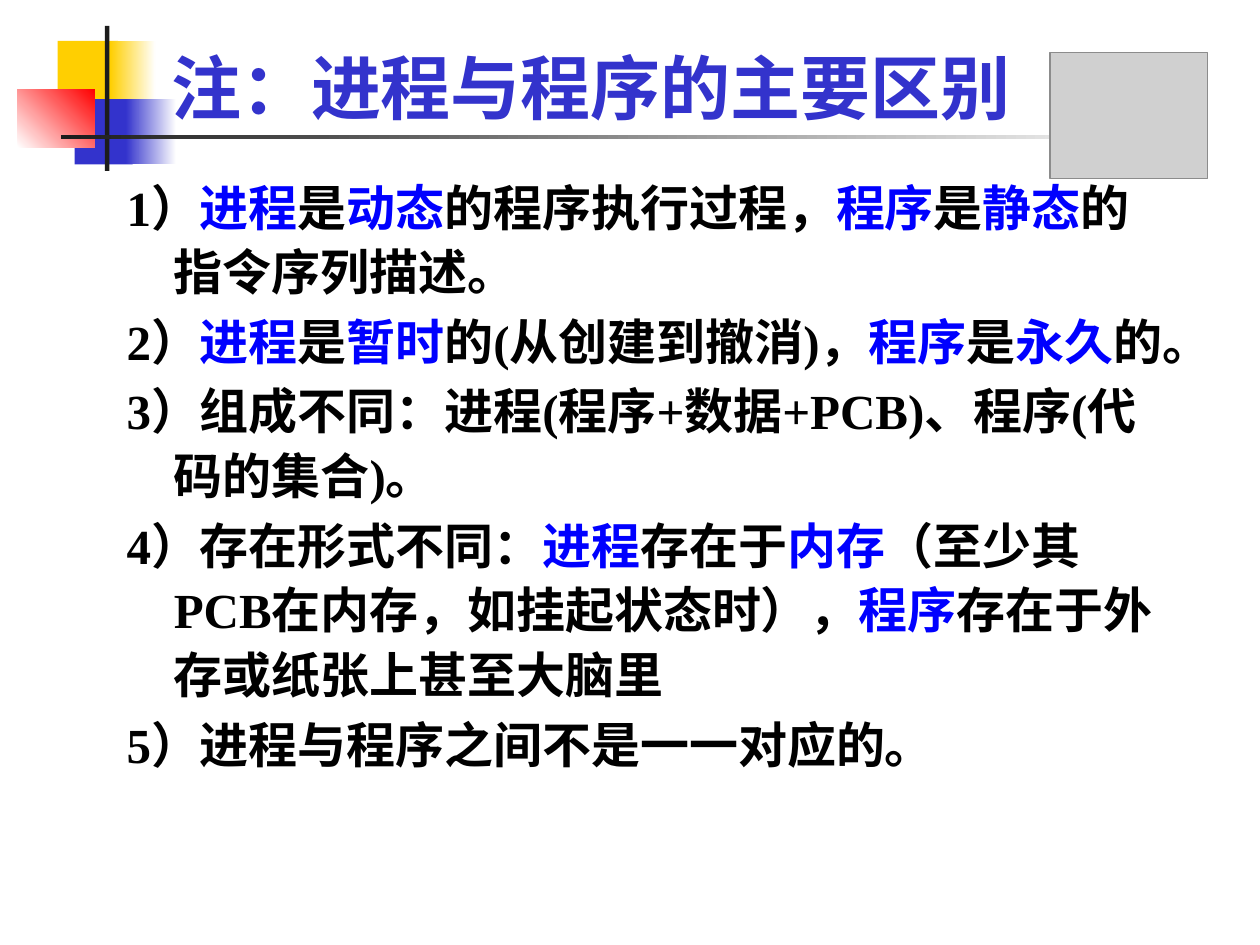
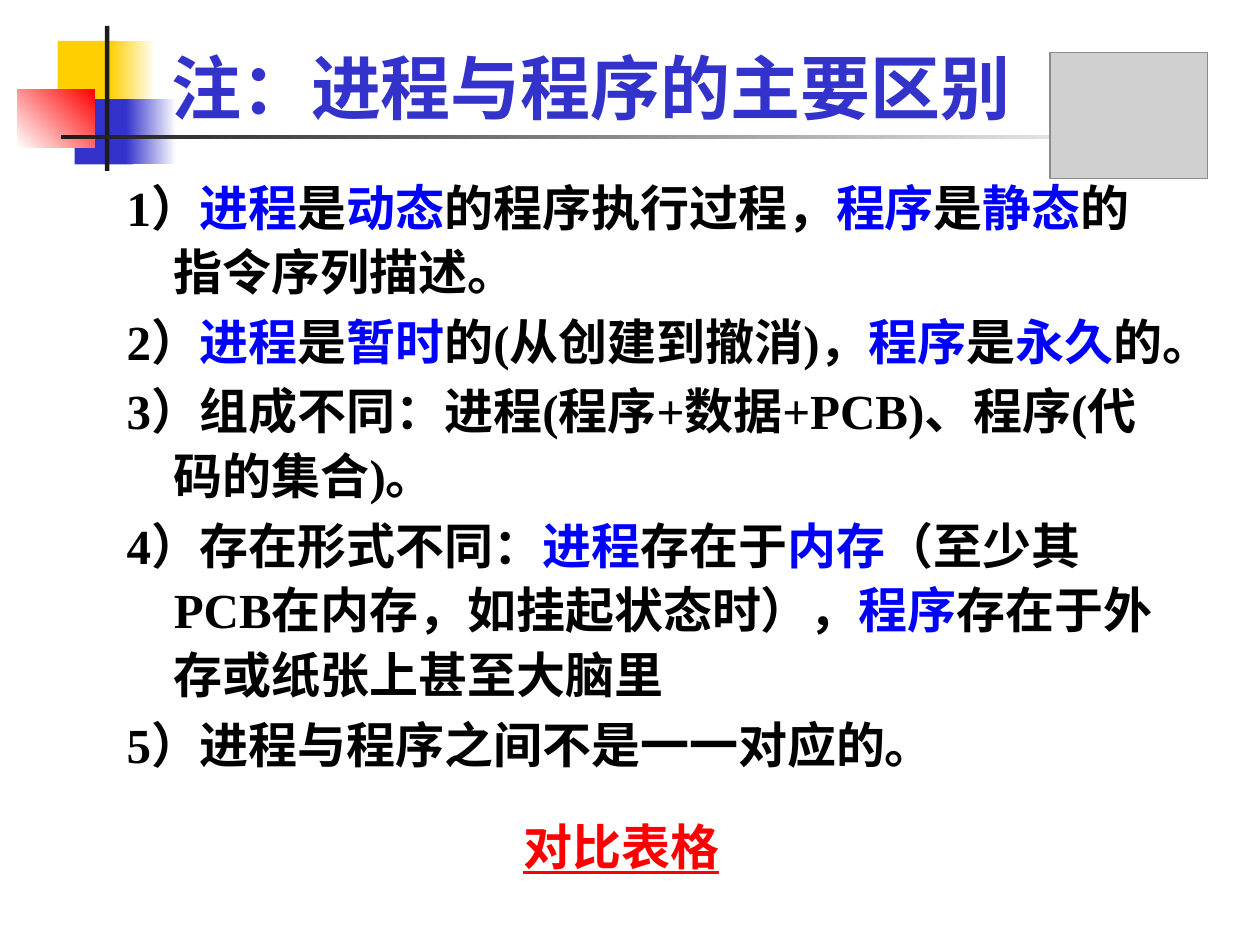
Before and after one commit to rjnew/OS, a slide deck: slide 23 of OS02.1 进程.pptx (slide 24 before the commit). Drawn at 1260x945 pixels with LibreOffice and Linux fonts; fonts in the diff are those of the drawing; grey boxes stand for pictures. Boxes give left, top, right and bottom in pixels: in the first picture for what was removed or moved away, otherwise in the second. Text is boxed around its words. In the diff, an @@ line names an element or a change of style, - is before the commit and + after.

```diff
--- a/OS02.1 进程.pptx
+++ b/OS02.1 进程.pptx
@@ text added at bbox=[523, 823, 719, 874], 28 pt, text #FF0000, bold, underline @@
+对比表格
```
Also in this commit, not shown: 18 other slides changed, 2 slides added, 2 slides removed.
